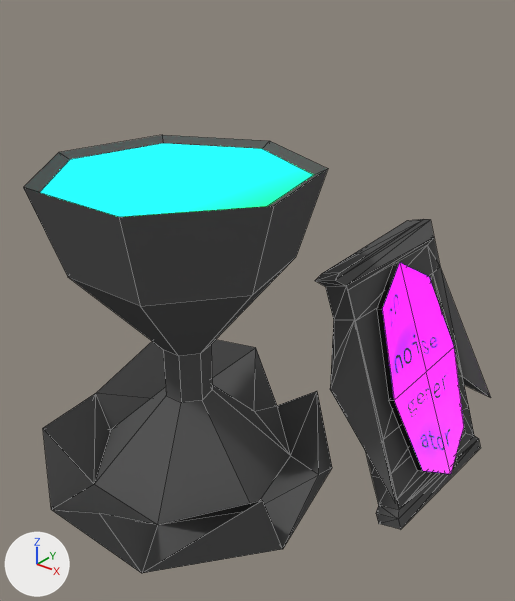
The Blender file model/noisegenerator.blend: old version first, new version second.
Before and after are seen from a 50 mm camera at (7.57, -1.73, 6.68) aimed at (3.81, 2.97, 3.76). Every picture has the same lights, and +X, +Y and +Z are marked at lower left. The first picture is the older version. Mesh edges are drawn as thin lines.

The scene before the commit, as lines of its bpy script (objects in view):
```python
me_circle = bpy.data.meshes.new('Circle')
me_circle.from_pydata(...)  # 57 vertices, 81 faces; spans x -1.39..1.42, y -1.52..1.6, z -0.15..2.96
# faces by material slot: [80, 1]
me_circle.materials.append(mat_material_001)  # dark grey #5a5a5a
me_circle.materials.append(mat_emit)
me_cube_002 = bpy.data.meshes.new('Cube.002')
me_cube_002.from_pydata(...)  # 189 vertices, 105 faces; spans x -3.07..2.84, y -1.34..1.35, z -5.79..6.26
me_cube_002.materials.append(mat_material_001)  # dark grey #5a5a5a
me_empty = bpy.data.meshes.new('Empty')
me_empty.from_pydata(...)  # 9 vertices, 4 faces; spans x -1.29..1.29, y -2.29..2.29, z 0.0
me_empty.materials.append(mat_poster)
ob_circle = bpy.data.objects.new('Circle', me_circle)
ob_circle.location = (3.41, 2.4, 2.11)
ob_cube = bpy.data.objects.new('Cube', me_cube_002)
ob_cube.location = (4.89, 4.05, 2.86)
ob_cube.rotation_euler = (0.0225, -0.328, -0.0697)  # degrees (1.3, -19, -4)
ob_cube.scale = (0.0916, 0.767, 0.22)
ob_empty_001 = bpy.data.objects.new('Empty.001', me_empty)
ob_empty_001.location = (5.02, 4.08, 2.91)
ob_empty_001.rotation_euler = (-1.215, 0.0, -1.571)  # degrees (-70, 0, -90)
ob_empty_001.scale = (-0.5, -0.5, -0.5)
_m = ob_empty_001.modifiers.new('Solidify', 'SOLIDIFY')
_m.thickness = 0.12
```
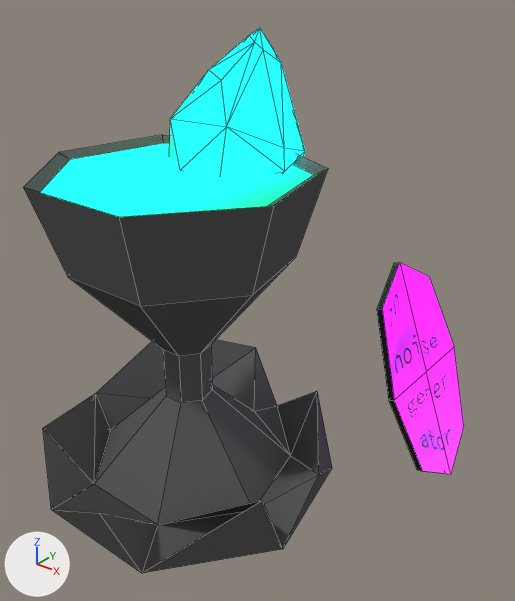
Where the change shows, as pixel boxes [x1, y1, x2, y2] in the pictures (515 x 601 px):
```json
{"object": "Cube", "change": "hidden", "before": [315, 219, 491, 529]}
{"object": "gem", "change": "added", "after": [169, 28, 305, 174], "on screen": "cyan"}
```

Scene script edits in JSON lines:
```json
{"op": "add", "block": "me_gem", "code": ["me_gem = bpy.data.meshes.new('gem')", "me_gem.from_pydata(...)  # 32 vertices, 60 faces; spans x -1.38..1.22, y -1.44..1.25, z -3.34..2.68", "me_gem.materials.append(mat_emit)"]}
{"op": "add", "block": "ob_cube", "code": "ob_cube.hide_render = True"}
{"op": "add", "block": "ob_gem", "code": ["ob_gem = bpy.data.objects.new('gem', me_gem)", "ob_gem.location = (3.36, 3.2, 5.17)", "ob_gem.rotation_euler = (0.407, 0.0, -3.02)  # degrees (23, 0, -173)", "ob_gem.scale = (0.473, 0.457, 0.375)"]}
```
